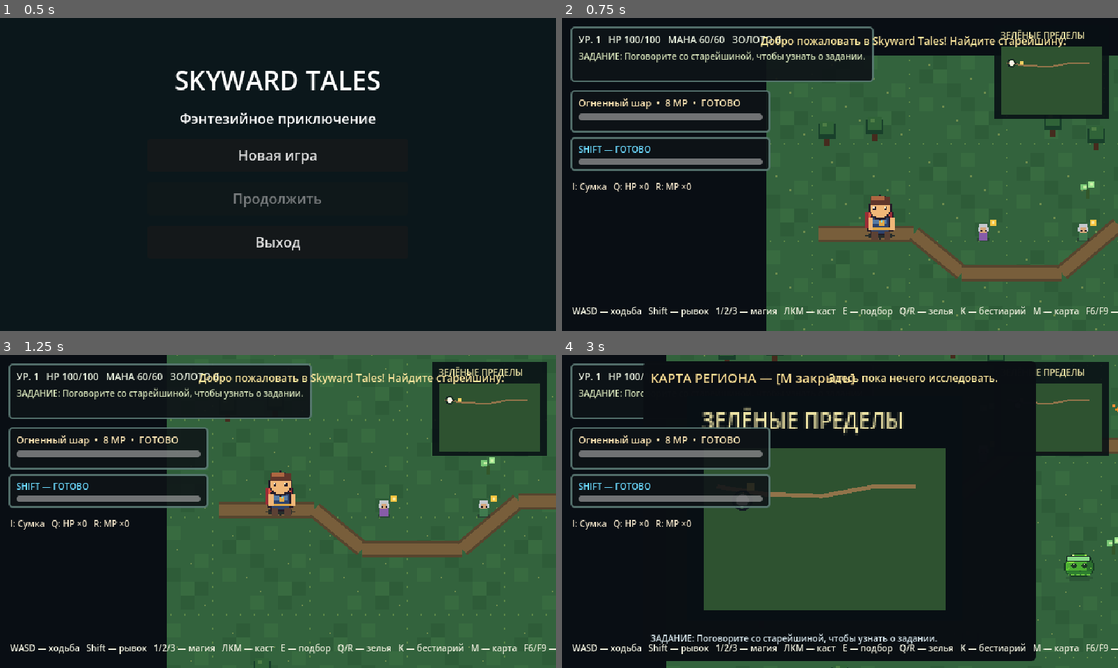
Above: before the commit, frames 1-4 (two rows, left to right).
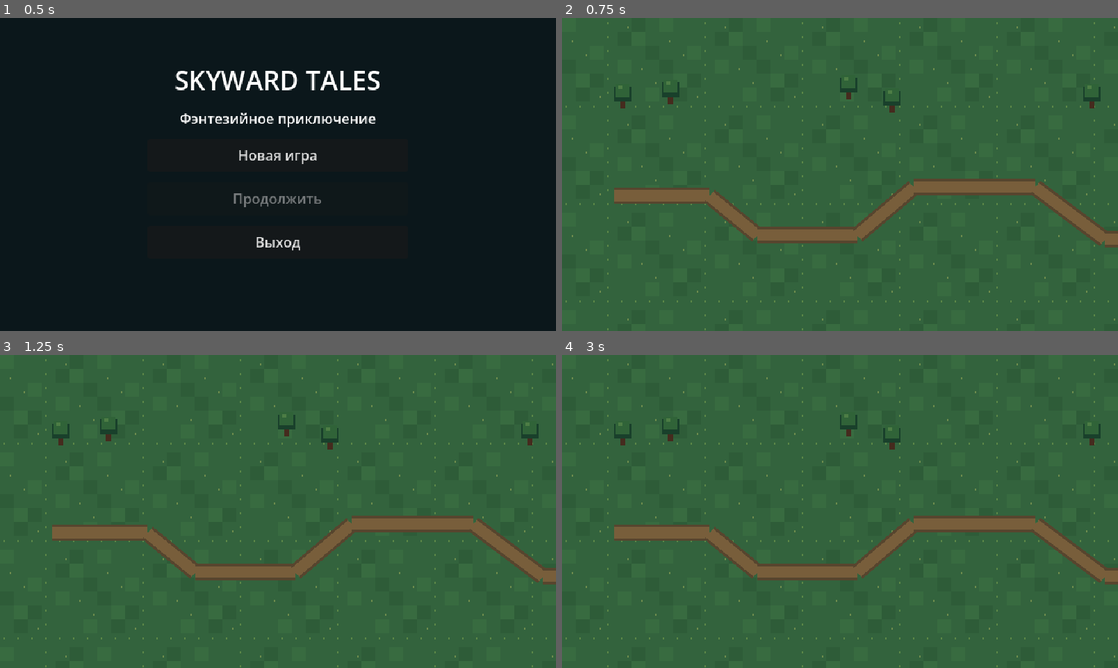
Above: after the commit, the same moments.

Repository: DoctorStrangeSH/Skyward-Tales
Game: Godot game, scene res://scenes/title_menu.tscn
Two runs of this game, one before a commit and one after it. Both use one fixed random seed, a clock stepped at 60 frames per second and the inputs below.
Inputs (mouse positions are in pixels of both pictures, inside the frame that each line leads up to):
- Up to frame 1 (0.5 s): no input
- Up to frame 2 (0.75 s): click "Новая игра" at 0.5 s
- Up to frame 3 (1.25 s): no input
- Up to frame 4 (3 s): tap Enter at 1.25 s; move the mouse to (962, 495) at 1.27 s; press the mouse at (962, 495) at 1.28 s; hold D (move_right) 1.28-2.03 s; move the mouse to (728, 527) at 2.02 s; release the mouse at (728, 527) at 2.03 s; hold S (move_down) 2.03-2.78 s; tap E (interact) at 2.1 s; move the mouse to (895, 442) at 2.77 s; hold D (move_right) from 2.78 s (still down); tap M at 2.85 s

Frame 1 is identical in both runs. In frame 2, 54% of the frame differs, in the area x 0-100%, y 0-100%; in frame 3, 48%; in frame 4, 70%.
Error after the commit: Parse Error: Function "_purchase_merchant_item" has the same name as a previously declared function. (res://scripts/main.gd:524)

Commit message:
feat: add Brann supply quest and meaningful choices

Diff:
--- a/scripts/main.gd
+++ b/scripts/main.gd
@@ -209,6 +209,12 @@
 		_spawn_elder()
 		_spawn_cartographer()
 		_spawn_merchant()
+		var supply_state: Dictionary = quests.states.get("bran_supply_run", {})
+		if bool(supply_state.get("started", false)) and not quests.is_completed("bran_supply_run"):
+			var supply_remaining: int = 3 - int(supply_state.get("progress", 0))
+			var supply_positions: Array[Vector2] = [Vector2(445, 470), Vector2(635, 520), Vector2(865, 430)]
+			for index in range(clampi(supply_remaining, 0, supply_positions.size())):
+				_spawn_herb(supply_positions[index], "supply_crate", "Потерянный ящик с припасами")
 		var fragments_remaining: int = 0
 		if not quests.is_completed("lost_cartographer_notes"):
 			var fragment_state: Dictionary = quests.states.get("lost_cartographer_notes", {})
@@ -365,6 +371,12 @@
 	_refresh_hud()
 
 func _on_dialogue_choice_selected(choice_id: String) -> void:
+	if choice_id == "merchant_quest_start":
+		_start_merchant_supply_quest()
+		return
+	if choice_id == "merchant_supply:fair" or choice_id == "merchant_supply:clinic":
+		_complete_merchant_supply_quest(choice_id.trim_prefix("merchant_supply:"))
+		return
 	if choice_id.begins_with("merchant_buy:"):
 		_purchase_merchant_item(choice_id.trim_prefix("merchant_buy:"))
 		return
@@ -442,21 +454,72 @@
 	_show_merchant_menu()
 
 func _show_merchant_menu() -> void:
+	const quest_id := "bran_supply_run"
 	var reputation: int = relationships.get_score("elder")
 	var discount_percent: int = merchant_shop.get_discount_percent(reputation)
 	var choices: Array[Dictionary] = []
+	var message := "Добро пожаловать! Чем могу помочь?"
+	if quests.is_completed(quest_id):
+		message = "Благодаря тебе лавка снова получает товары. %s." % relationships.get_reaction("bran")
+	elif quests.is_ready_to_complete(quest_id):
+		message = "Ты вернул все три ящика! Теперь решим, как распределить припасы."
+		choices.append({"id": "merchant_supply:fair", "label": "Продать припасы — 40 золота"})
+		choices.append({"id": "merchant_supply:clinic", "label": "Передать часть лечебнице — 15 золота"})
+	elif bool(quests.states[quest_id].get("started", false)):
+		message = "Осталось найти ящики с припасами: %d из 3." % int(quests.states[quest_id].get("progress", 0))
+	elif quests.is_completed("moonleaf_gathering") and quests.active_quest_id.is_empty():
+		choices.append({"id": "merchant_quest_start", "label": "Помочь вернуть потерянные поставки"})
+	if discount_percent > 0:
+		message += "\nЗа помощь поселению действует скидка %d%%." % discount_percent
+	else:
+		message += "\nПомоги поселению — и я предложу лучшие цены."
 	for offer in merchant_shop.get_offers(reputation):
 		choices.append({
 			"id": "merchant_buy:" + str(offer.get("id", "")),
 			"label": "Купить %s — %d золота" % [str(offer.get("name", "Товар")), int(offer.get("price", 0))]
 		})
 	choices.append({"id": "merchant_close", "label": "Завершить торговлю"})
-	var message := "Добро пожаловать! Чем могу помочь?"
-	if discount_percent > 0:
-		message += "\nЗа помощь поселению действует скидка %d%%." % discount_percent
-	else:
-		message += "\nПомоги поселению — и я предложу лучшие цены."
 	_show_dialogue_choices("Торговец Бран", message, choices)
+
+func _start_merchant_supply_quest() -> void:
+	const quest_id := "bran_supply_run"
+	if not quests.is_completed("moonleaf_gathering") or not quests.active_quest_id.is_empty():
+		_show_dialogue("Торговец Бран", "Сначала помоги старейшине и закончи текущее поручение. Тогда поговорим о поставках.")
+		return
+	if quests.start_quest(quest_id):
+		for at in [Vector2(445, 470), Vector2(635, 520), Vector2(865, 430)]:
+			_spawn_herb(at, "supply_crate", "Потерянный ящик с припасами")
+		_show_dialogue("Торговец Бран", "Три ящика с лечебными травами и инструментами пропали на дороге к поселению. Найди их в Зелёных Пределах. Без этих поставок лечебница скоро останется без лекарств.")
+		_refresh_hud()
+
+func _complete_merchant_supply_quest(choice_id: String) -> void:
+	const quest_id := "bran_supply_run"
+	var reward: Dictionary = quests.get_choice_reward(quest_id, choice_id)
+	if reward.is_empty() or not quests.is_ready_to_complete(quest_id) or not quests.complete_quest(quest_id):
+		return
+	quests.states[quest_id]["choice"] = choice_id
+	player.add_experience(int(reward.get("experience", 0)))
+	player.add_gold(int(reward.get("gold", 0)))
+	var bran_gain: int = int(reward.get("bran_trust", 0))
+	var elder_gain: int = int(reward.get("elder_trust", 0))
+	relationships.adjust("bran", bran_gain)
+	if elder_gain > 0:
+		relationships.adjust("elder", elder_gain)
+	hud.close_dialogue()
+	player.set_physics_process(true)
+	if choice_id == "clinic":
+		hud.show_message("Припасы переданы лечебнице. Доверие Брана +%d, доверие поселения +%d." % [bran_gain, elder_gain], 4.0)
+	else:
+		hud.show_message("Бран выплатил награду за возвращённые поставки. Доверие +%d." % bran_gain, 3.5)
+	_refresh_hud()
+
+func _purchase_merchant_item(item_id: String) -> void:
+	var result: Dictionary = merchant_shop.purchase(player, item_id, relationships.get_score("elder"))
+	if bool(result.get("success", false)):
+		hud.show_message("Куплено: %s за %d золота." % [str(result.get("name", item_id)), int(result.get("price", 0))], 2.5)
+	else:
+		hud.show_message(str(result.get("message", "Покупка не удалась.")), 2.5)
+	_show_merchant_menu()
 
 func _purchase_merchant_item(item_id: String) -> void:
 	var result: Dictionary = merchant_shop.purchase(player, item_id, relationships.get_score("elder"))
@@ -596,6 +659,19 @@
 	var herb := source as WorldCollectible
 	var required_quest: String = "grove_spirits" if current_region == "moonlit_grove" else "moonleaf_gathering"
 	if herb == null:
+		return
+	if herb.item_id == "supply_crate":
+		const supply_quest_id := "bran_supply_run"
+		if quests.active_quest_id == supply_quest_id and not quests.is_completed(supply_quest_id):
+			quests.add_progress(supply_quest_id, 1)
+			herb.queue_free()
+			var found: int = int(quests.states[supply_quest_id].get("progress", 0))
+			hud.show_message("Возвращён ящик с припасами: %d/3." % found, 2.0)
+			if quests.is_ready_to_complete(supply_quest_id):
+				hud.show_message("Все три ящика найдены! Вернитесь к Брану.", 3.0)
+		else:
+			hud.show_message("Потерянный ящик с припасами. Бран наверняка знает, кому он принадлежит.", 2.5)
+		_refresh_hud()
 		return
 	if herb.item_id == "map_fragment":
 		const side_quest_id := "lost_cartographer_notes"
